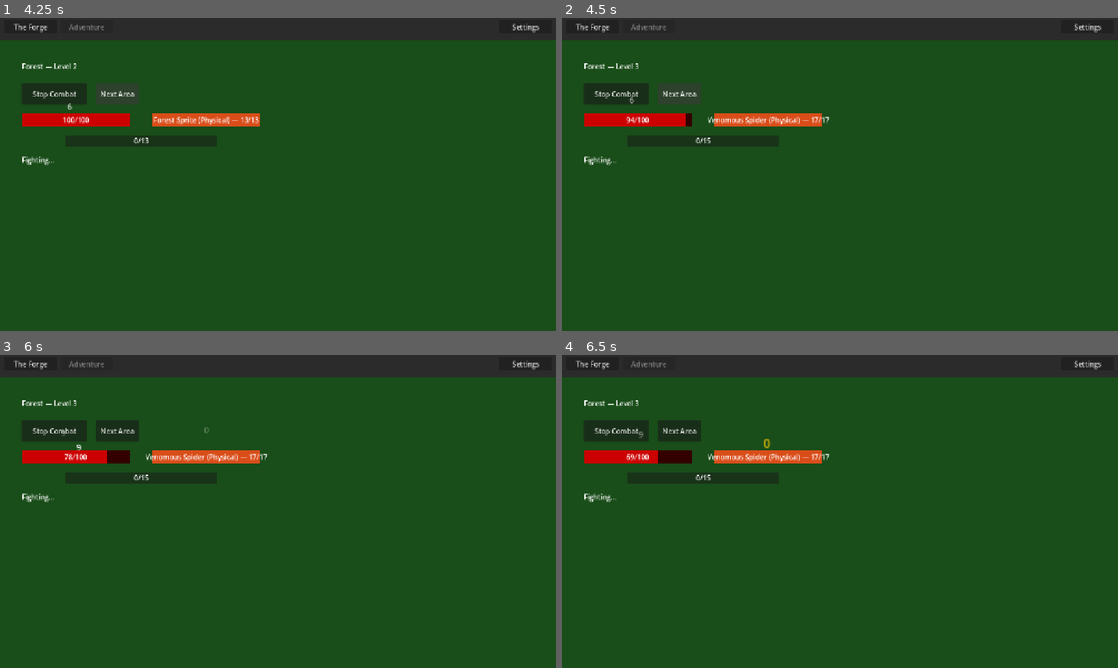
Above: before the commit, frames 1-4 (two rows, left to right).
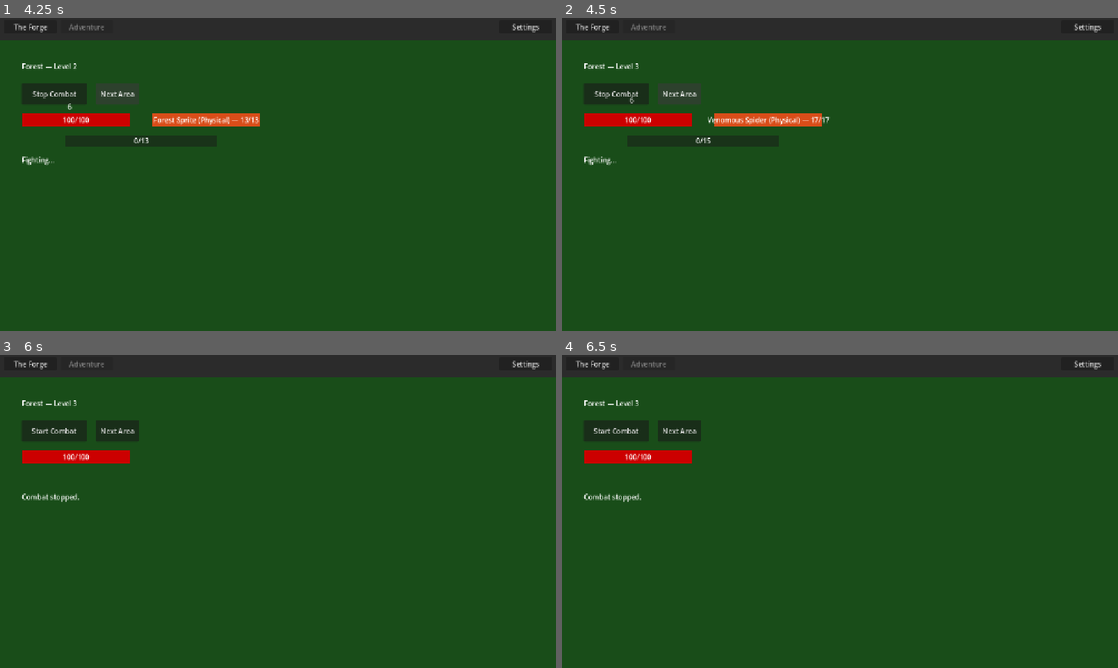
Above: after the commit, the same moments.

Repository: loginn/hammertime
Game: Godot game, scene res://scenes/main.tscn
Same seed, same stepped clock (60 frames per second), same inputs: the game is played once before the commit and once after it.
Inputs:
- Up to frame 1 (4.25 s): click "Adventure" at 0.5 s; click "Start Combat" at 1.25 s; click "Stop Combat" at 2 s; click "Start Combat" at 2.75 s; click "Next Area" at 3.5 s
- Up to frame 2 (4.5 s): click "Next Area" at 4.25 s
- Up to frame 3 (6 s): click "The Forge" at 5 s; click "Adventure" at 5.75 s
- Up to frame 4 (6.5 s): no input

Frame 1 is identical in both runs. In frame 2, 0.1% of the frame differs, in the area x 11-24%, y 30-35%; in frame 3, 2.3%; in frame 4, 2.4%, in the area x 4-49%, y 23-48%.

Commit message:
fix(quick-6): restore hero HP/ES to max when combat stops
- Add HP and ES restoration in stop_combat() before emitting signal
- Add _notification handler in gameplay_view to stop combat on tab leave
- Existing map completion and death/retry paths unchanged

Co-Authored-By: Claude Opus 4.6 <noreply@anthropic.com>

Diff:
--- a/models/combat/combat_engine.gd
+++ b/models/combat/combat_engine.gd
@@ -42,10 +42,13 @@
 	_start_pack_fight()
 
 
-## Stops combat and returns to idle state.
+## Stops combat and returns to idle state. Restores hero HP and ES to max.
 func stop_combat() -> void:
 	_stop_timers()
 	state = State.IDLE
+	# Restore hero to full HP and ES when combat is stopped by player
+	GameState.hero.health = GameState.hero.max_health
+	GameState.hero.current_energy_shield = float(GameState.hero.total_energy_shield)
 	GameEvents.combat_stopped.emit()
 
 
--- a/scenes/gameplay_view.gd
+++ b/scenes/gameplay_view.gd
@@ -36,6 +36,14 @@
 var pack_damage_pos := Vector2(450.0, 200.0)  # Above pack HP bar
 
 
+func _notification(what: int) -> void:
+	if what == NOTIFICATION_VISIBILITY_CHANGED:
+		if not visible and is_combat_active:
+			is_combat_active = false
+			combat_engine.stop_combat()
+			start_clearing_button.text = "Start Combat"
+
+
 func _ready() -> void:
 	item_bases_collected = []
 	start_clearing_button.pressed.connect(_on_start_combat_pressed)
